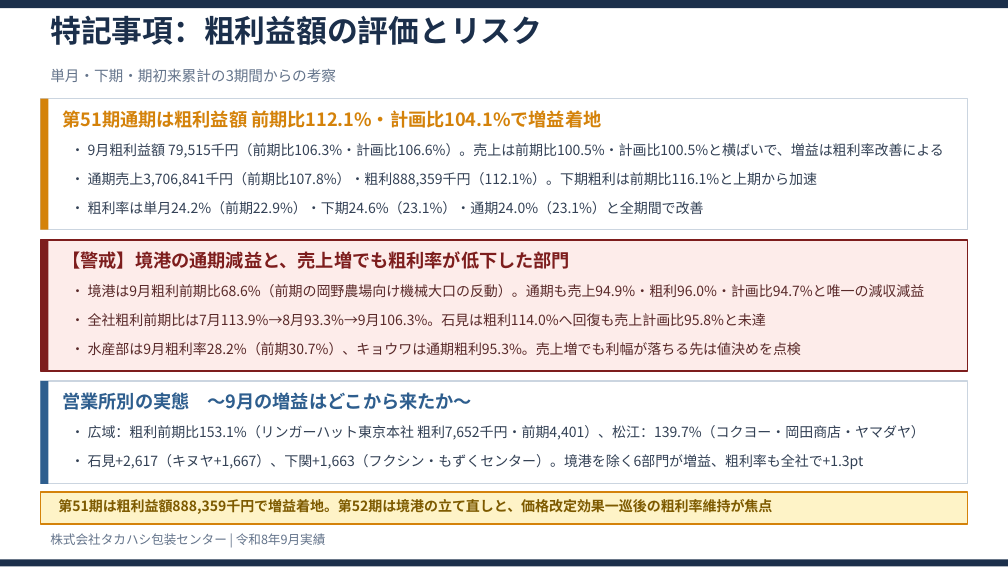
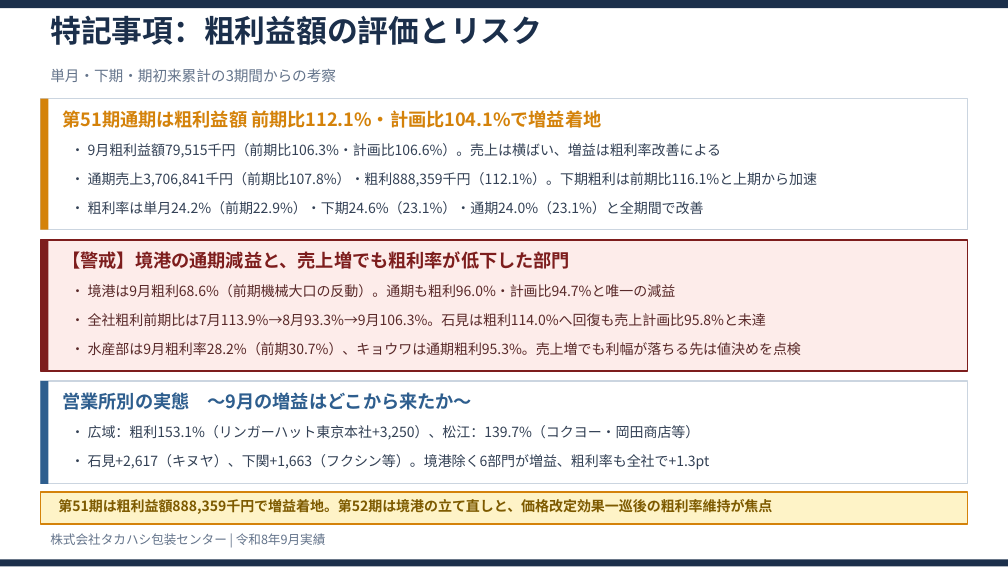
Before and after one commit to takahashihc/claudecode, a slide deck: slide 8 of reports/2026-09_月次実績報告/令和8年9月実績報告.pptx. Drawn at 1008x567 pixels with LibreOffice and Linux fonts; fonts in the diff are those of the drawing. Boxes give left, top, right and bottom in pixels: in the first picture for what was removed or moved away, otherwise in the second. Text is boxed around its words. In the diff, an @@ line names an element or a change of style, - is before the commit and + after.

```diff
--- a/reports/2026-09_月次実績報告/令和8年9月実績報告.pptx
+++ b/reports/2026-09_月次実績報告/令和8年9月実績報告.pptx
@@ text at <box>71,143,721,158</box>: text changed @@
-・ 9月粗利益額 79,515千円（前期比106.3%・計画比106.6%）。売上は前期比100.5%・計画比100.5%と横ばいで、増益は粗利率改善による
+・ 9月粗利益額79,515千円（前期比106.3%・計画比106.6%）。売上は横ばい、増益は粗利率改善による
@@ text at <box>71,284,676,297</box>: text changed @@
-・ 境港は9月粗利前期比68.6%（前期の岡野農場向け機械大口の反動）。通期も売上94.9%・粗利96.0%・計画比94.7%と唯一の減収減益
+・ 境港は9月粗利68.6%（前期機械大口の反動）。通期も粗利96.0%・計画比94.7%と唯一の減益
@@ text at <box>71,425,700,440</box>: text changed @@
-・ 広域：粗利前期比153.1%（リンガーハット東京本社 粗利7,652千円・前期4,401）、松江：139.7%（コクヨー・岡田商店・ヤマダヤ）
+・ 広域：粗利153.1%（リンガーハット東京本社+3,250）、松江：139.7%（コクヨー・岡田商店等）
@@ text at <box>71,454,710,470</box>: text changed @@
-・ 石見+2,617（キヌヤ+1,667）、下関+1,663（フクシン・もずくセンター）。境港を除く6部門が増益、粗利率も全社で+1.3pt
+・ 石見+2,617（キヌヤ）、下関+1,663（フクシン等）。境港除く6部門が増益、粗利率も全社で+1.3pt
```
Also in this commit, not shown: 5 other slides changed, 2 other files.
